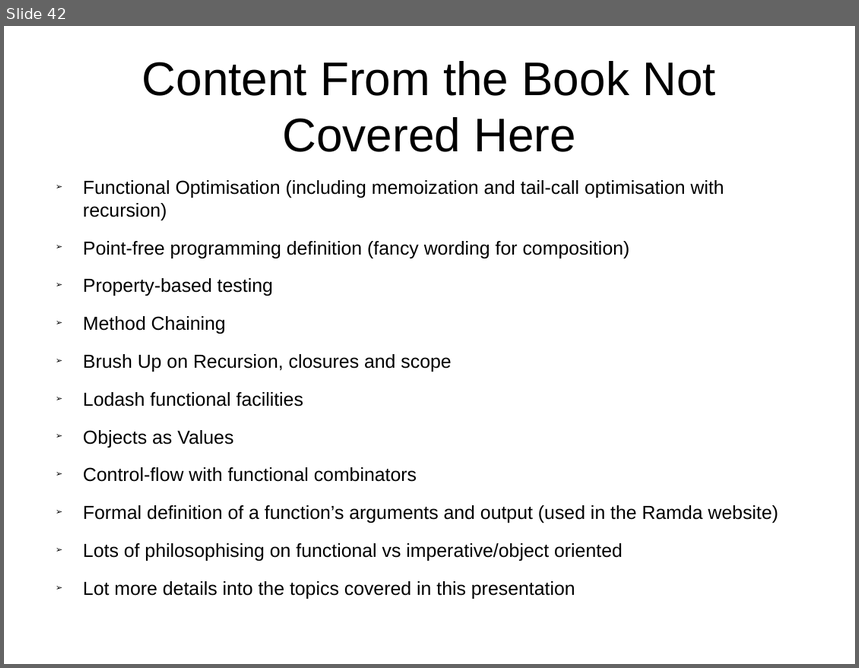
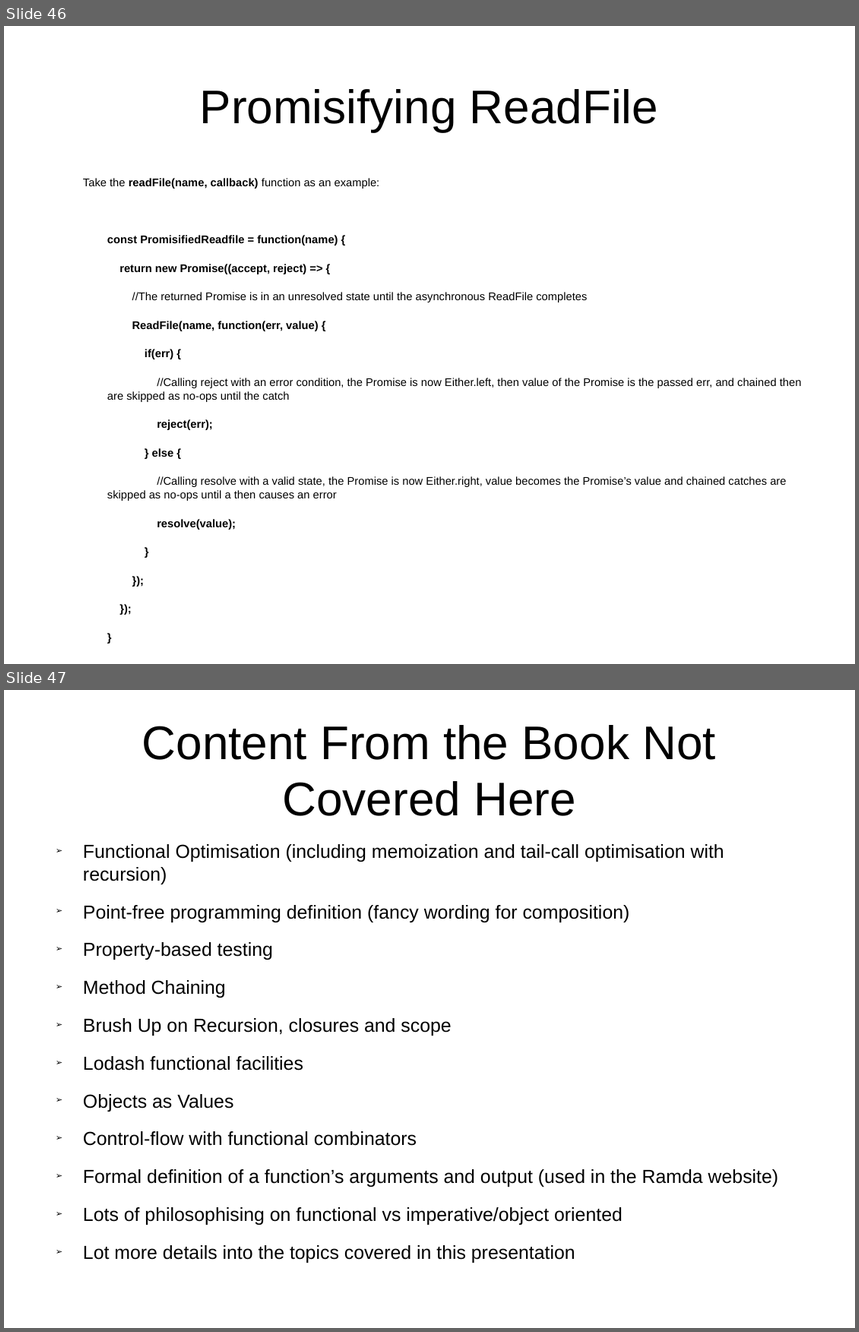
Before and after one commit to Magnitus-/FunctionalJsPresentation, a slide deck: Slides.odp. Shown one above the other, each under a label of ours: slide 42 before the commit, slides 46 and 47 after it. The pictures are 859x668 and 859x1332 pixels, drawn with LibreOffice and Linux fonts; fonts in the diff are those of the drawing. Boxes give left, top, right and bottom in pixels: in the first picture for what was removed or moved away, otherwise in the second. Text is boxed around its words. In the diff, an @@ line names an element or a change of style, - is before the commit and + after.

Commit message:
Only one example missing

```diff
--- a/Slides.odp
+++ b/Slides.odp
@@ slide 46 added at bbox=[4, 26, 855, 664], background #FFFFFF @@
@@ title added at bbox=[200, 89, 658, 132], 44 pt, text #000000 @@
+Promisifying ReadFile
@@ text added at bbox=[83, 178, 802, 530], 10.4 pt, text #000000 @@
+Take the readFile(name, callback) function as an example:
+const PromisifiedReadfile = function(name) {
+return new Promise((accept, reject) => {
+//The returned Promise is in an unresolved state until the asynchronous ReadFile completes
+ReadFile(name, function(err, value) {
+if(err) {
+//Calling reject with an error condition, the Promise is now Either.left, then value of the Promise is the passed err, and chained then are skipped as no-ops until the catch
+reject(err);
+} else {
+//Calling resolve with a valid state, the Promise is now Either.right, value becomes the Promise’s value and chained catches are skipped as no-ops until a then causes an error
+resolve(value);
+}
+});
+});
+}
@@ what was slide 42 is now slide 47 @@
```
Also in this commit, not shown: 1 slide changed, 4 other slides added.
